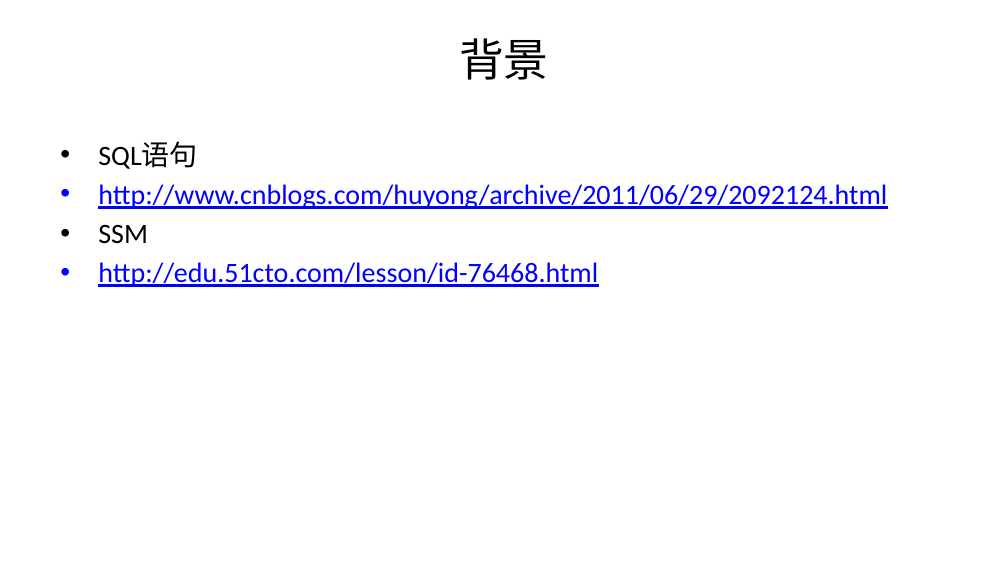
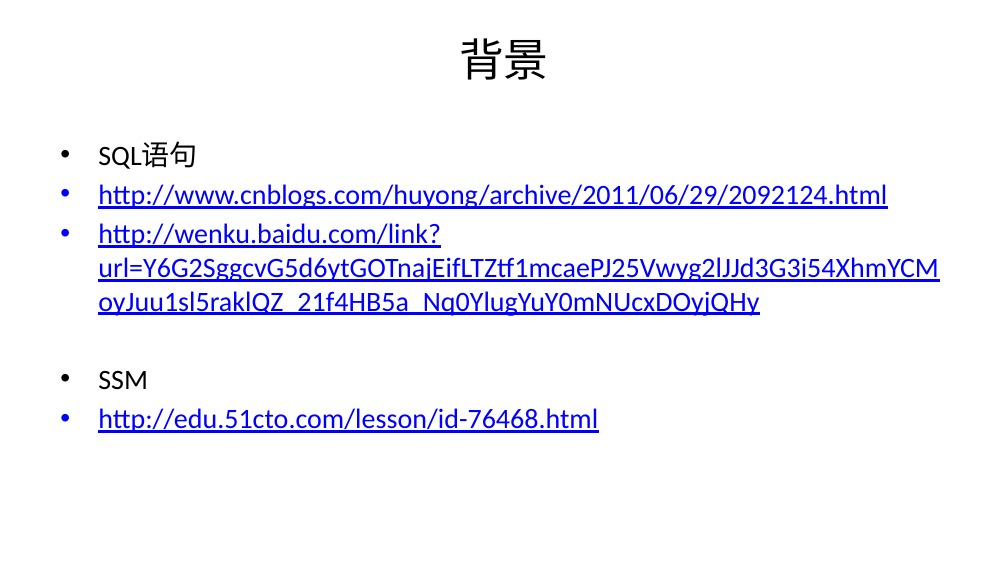
Before and after one commit to ppk5457/bestpay_repository, a slide deck: slide 2 of 培训课件/翼支付Java定制班-课程资源-0825.pptx. Drawn at 1008x567 pixels with LibreOffice and Linux fonts; fonts in the diff are those of the drawing; background and template pictures are left out. Boxes give left, top, right and bottom in pixels: in the first picture for what was removed or moved away, otherwise in the second. Text is boxed around its words. In the diff, an @@ line names an element or a change of style, - is before the commit and + after.

Commit message:
增加sql资源地址

```diff
--- a/培训课件/翼支付Java定制班-课程资源-0825.pptx
+++ b/培训课件/翼支付Java定制班-课程资源-0825.pptx
@@ text at [98, 223, 939, 316]: paragraph added @@
+• http://wenku.baidu.com/link?url=Y6G2SggcvG5d6ytGOTnajEifLTZtf1mcaePJ25Vwyg2lJJd3G3i54XhmYCMoyJuu1sl5raklQZ_21f4HB5a_Nq0YlugYuY0mNUcxDOyjQHy
```
